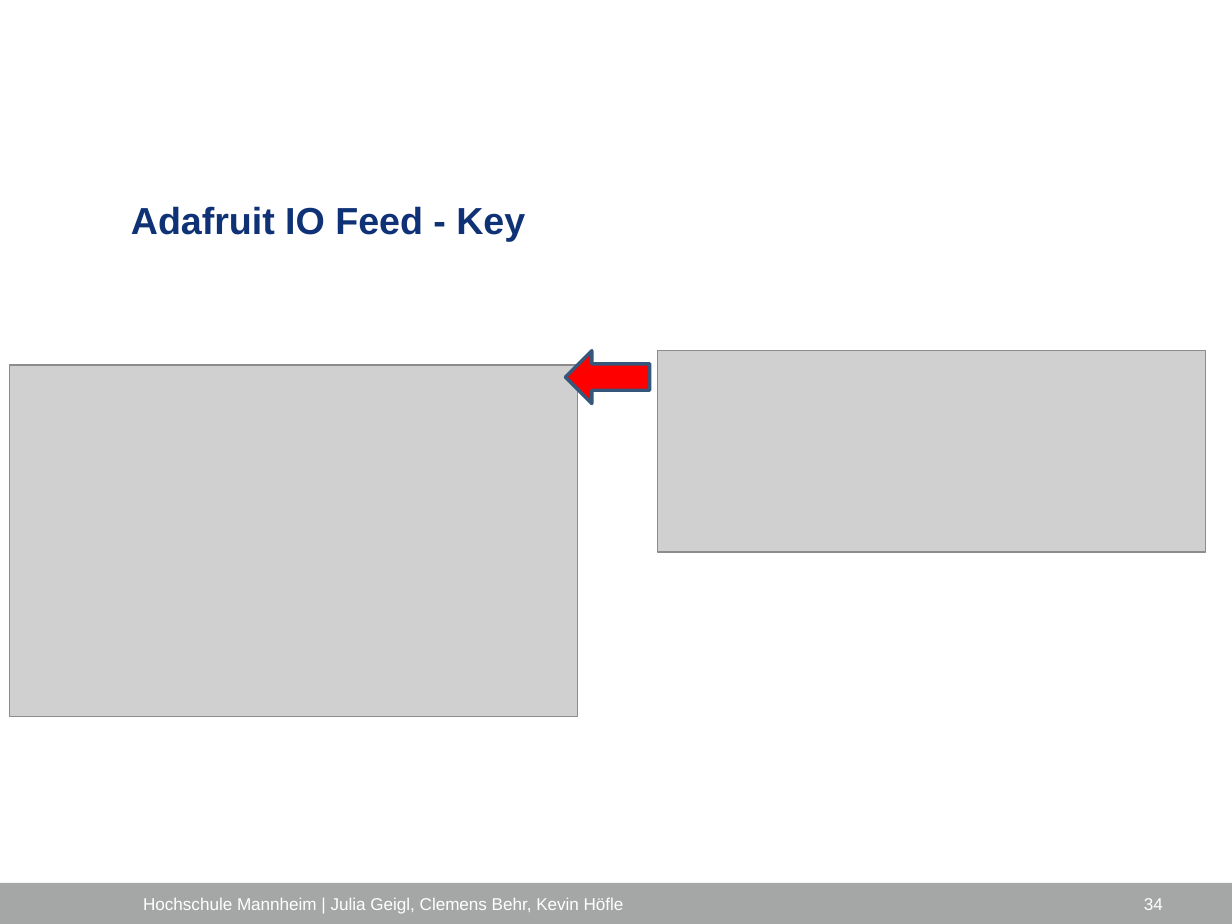
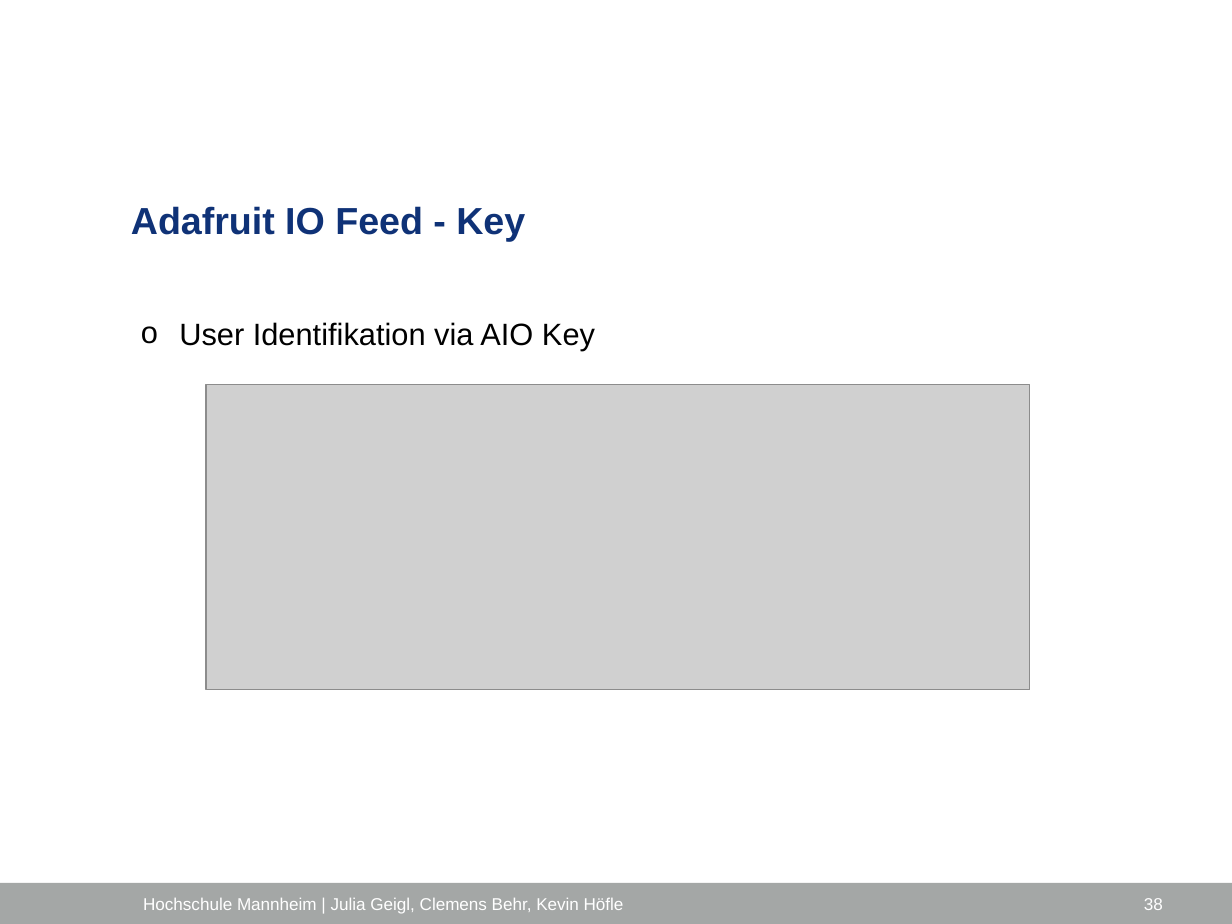
Before and after one commit to ProjektlaborEmbeddedSecurity/Presentation, a slide deck: slide 38 of PES_FH_VERS.pptx (slide 34 before the commit). Drawn at 1232x924 pixels with LibreOffice and Linux fonts; fonts in the diff are those of the drawing; grey boxes stand for pictures; background and template pictures are left out. Boxes give left, top, right and bottom in pixels: in the first picture for what was removed or moved away, otherwise in the second. Text is boxed around its words. In the diff, an @@ line names an element or a change of style, - is before the commit and + after.

Commit message:
Adafruit IO und IFTTT Ergänzungen

```diff
--- a/PES_FH_VERS.pptx
+++ b/PES_FH_VERS.pptx
@@ text added at (179, 322, 595, 351), 18 pt, text #000000 @@
+o User Identifikation via AIO Key
@@ left arrow removed at (565, 351, 649, 404) @@
@@ picture removed at (657, 351, 1205, 552) @@
@@ picture removed at (10, 365, 578, 716) @@
@@ picture added at (206, 384, 1030, 690) @@
@@ page number at (1144, 898, 1163, 910): text changed @@
-34
+38
```
Also in this commit, not shown: 6 other slides changed, 9 slides added.
